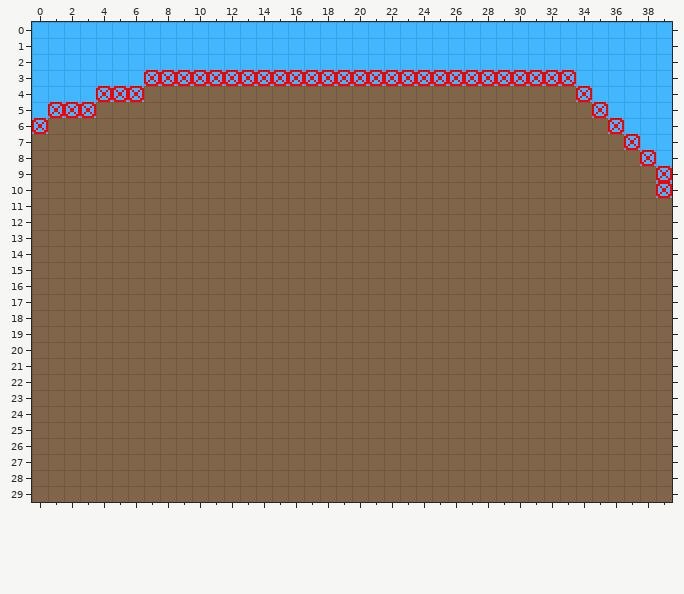
Level history. Tiled map (JSON): Avocado/data/maps/testing0.json. Above, as it was before the edit.
Cells are 8x8 px. Shown: x 0..39, y 0..29.
After:
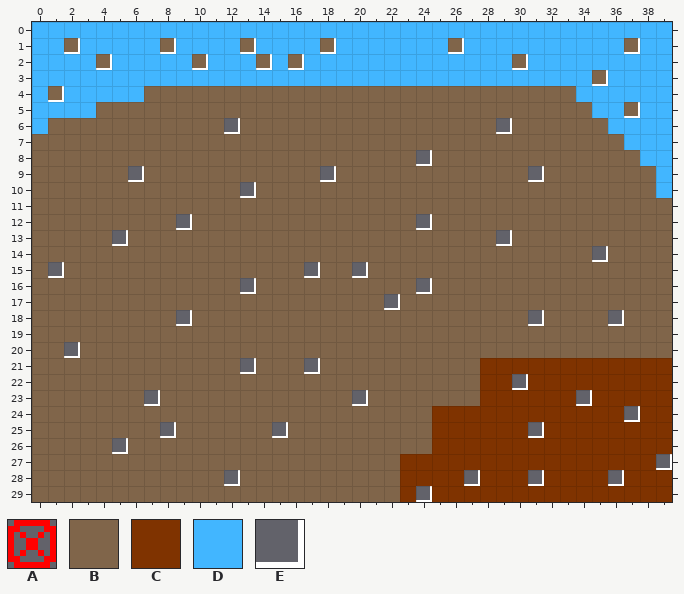
Key: from "spritesheet": A 56, B 64, C 65, D 66, E 133.
_ is an empty cell, . an unchanged one.
The exact change:
--- layer "background"
@@ x 12..29 @@
- 6 B................B
+ 6 E................E
@@ x 6..31 @@
- 8 ..................B.......
- 9 B...........B............B
-10 .......B..................
+ 8 ..................E.......
+ 9 E...........E............E
+10 .......E..................
@@ x 1..36 @@
-12 ........B..............B............
-13 ....B.......................B.......
-14 ..................................B.
-15 B...............B..B................
-16 ............B..........B............
-17 .....................B..............
-18 ........B.....................B....B
+12 ........E..............E............
+13 ....E.......................E.......
+14 ..................................E.
+15 E...............E..E................
+16 ............E..........E............
+17 .....................E..............
+18 ........E.....................E....E
@@ x 2..39 @@
-20 B.....................................
-21 ...........B...B..........BBBBBBBBBBBB
-22 ..........................BBBBBBBBBBBB
-23 .....B............B.......BBBBBBBBBBBB
-24 .......................BBBBBBBBBBBBBBB
-25 ......B......B.........BBBBBBBBBBBBBBB
-26 ...B...................BBBBBBBBBBBBBBB
-27 .....................BBBBBBBBBBBBBBBBB
-28 ..........B..........BBBBBBBBBBBBBBBBB
-29 .....................BBBBBBBBBBBBBBBBB
+20 E.....................................
+21 ...........E...E..........CCCCCCCCCCCC
+22 ..........................CCECCCCCCCCC
+23 .....E............E.......CCCCCCECCCCC
+24 .......................CCCCCCCCCCCCECC
+25 ......E......E.........CCCCCCECCCCCCCC
+26 ...E...................CCCCCCCCCCCCCCC
+27 .....................CCCCCCCCCCCCCCCCE
+28 ..........E..........CCCCECCCECCCCECCC
+29 .....................CECCCCCCCCCCCCCCC
--- layer "foreground"
@@ x 1..37 @@
- 1 .D.....D....D....D.......D..........D
- 2 ...D.....D...D.D.............D.......
- 3 ..................................D..
- 4 D....................................
- 5 ....................................D
- 6 ..........._.........................
+ 1 .E.....E....E....E.......E..........E
+ 2 ...E.....E...E.E.............E.......
+ 3 ..................................E..
+ 4 E....................................
+ 5 ....................................E
+ 6 ...........E.........................
@@ x 9..9 @@
-12 _
+12 E
@@ x 20..20 @@
-15 _
+15 E
@@ x 36..36 @@
-18 _
+18 E
@@ x 17..17 @@
-21 _
+21 E
@@ x 7..7 @@
-23 _
+23 E
--- layer "collision" (now hidden)
@@ x 0..39 @@
- 3 .......AAAAAAAAAAAAAAAAAAAAAAAAAAA......
- 4 ....AAA...........................A.....
- 5 .AAA...............................A....
- 6 A...................................A...
- 7 .....................................A..
- 8 ......................................A.
- 9 .......................................A
-10 .......................................A
+ 3 .......___________________________......
+ 4 ....___..........................._.....
+ 5 .___..............................._....
+ 6 _..................................._...
+ 7 ....................................._..
+ 8 ......................................_.
+ 9 ......................................._
+10 ......................................._
